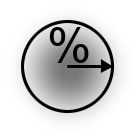
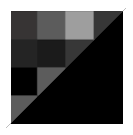
Two versions of the same layered image (133 x 135). Layer-by-layer changes:
added group "noise_reduction" with 2 layers above "blur_radius" over [6, 8, 126, 128]
added layer "noise_filtered" in group "noise_reduction" over [6, 8, 126, 128]
added layer "noise_base" in group "noise_reduction" over [11, 11, 123, 124]
hid group "blur_radius" (6 layers) over [6, 8, 131, 130]
hid "%" over [49, 27, 89, 63]
painted on "blur_radius_content" over [6, 8, 131, 130]
